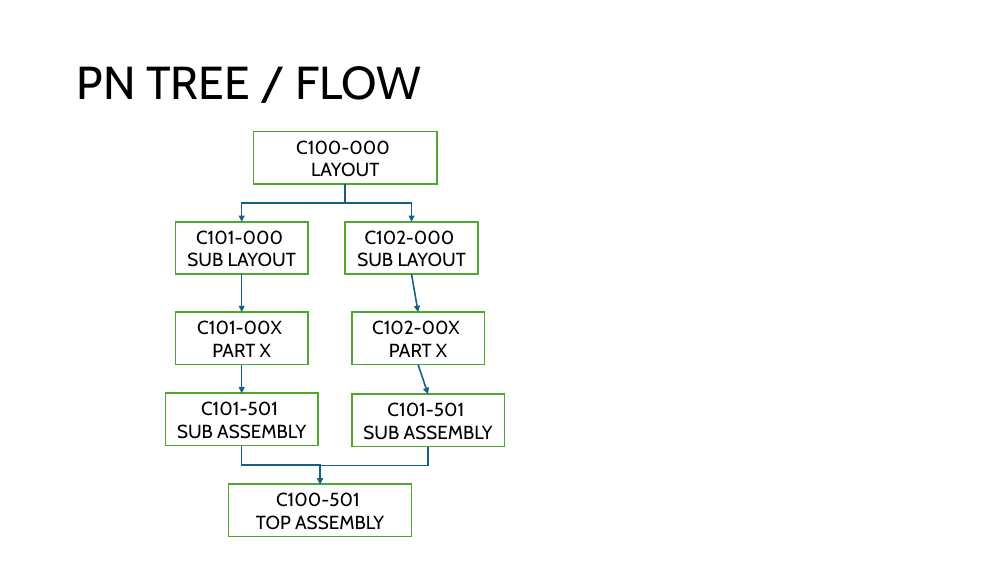
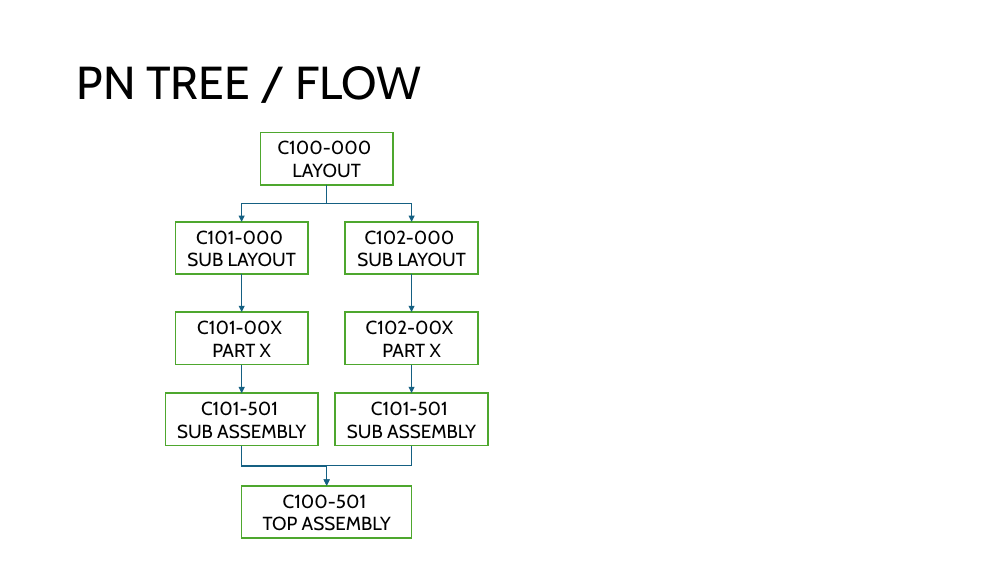
Before and after one commit to matt-lewton9/ME-463-Can-Crusher, a slide deck: slide 7 of So you want to Cad a part.pptx. Drawn at 1008x567 pixels with LibreOffice and Linux fonts; fonts in the diff are those of the drawing. Boxes give left, top, right and bottom in pixels: in the first picture for what was removed or moved away, otherwise in the second. Text is boxed around its words. In the diff, an @@ line names an element or a change of style, - is before the commit and + after.

Commit message:
Fixed powerpoint arrows, started regulator mount, added stepper COTS

```diff
--- a/So you want to Cad a part.pptx
+++ b/So you want to Cad a part.pptx
@@ rectangle "C100-000": place and size @@
-rectangle "C100-000" at box(254, 132, 437, 184)
+rectangle "C100-000" at box(260, 132, 392, 185)
@@ elbow arrow moved from (346, 185) - (242, 222) to (327, 185) - (242, 222) @@
@@ elbow arrow moved from (346, 185) - (411, 222) to (327, 185) - (411, 222) @@
@@ arrow moved from (411, 274) - (418, 312) to (411, 274) - (411, 312) @@
@@ rectangle "C102-00X": place and size @@
-rectangle "C102-00X" at box(352, 312, 484, 364)
+rectangle "C102-00X" at box(346, 312, 478, 364)
@@ arrow moved from (418, 364) - (428, 394) to (411, 364) - (411, 393) @@
@@ rectangle "C101-501": place and size @@
-rectangle "C101-501" at box(352, 394, 504, 446)
+rectangle "C101-501" at box(336, 393, 488, 445)
@@ elbow arrow moved from (242, 446) - (320, 485) to (242, 446) - (327, 486) @@
@@ elbow arrow moved from (428, 447) - (320, 485) to (411, 445) - (327, 486) @@
@@ rectangle "C100-501": place and size @@
-rectangle "C100-501" at box(228, 485, 411, 537)
+rectangle "C100-501" at box(242, 486, 412, 538)
```
Also in this commit, not shown: 5 other files.
